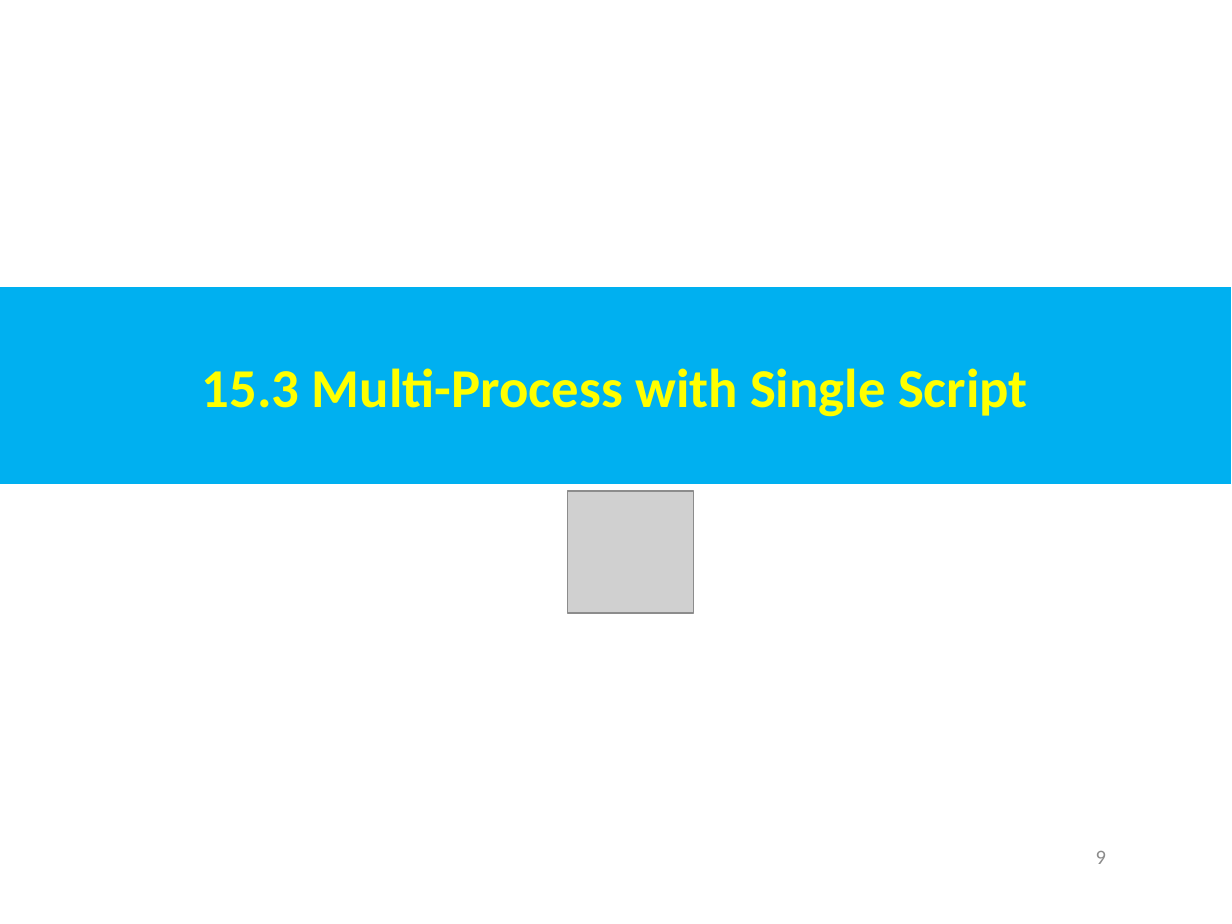
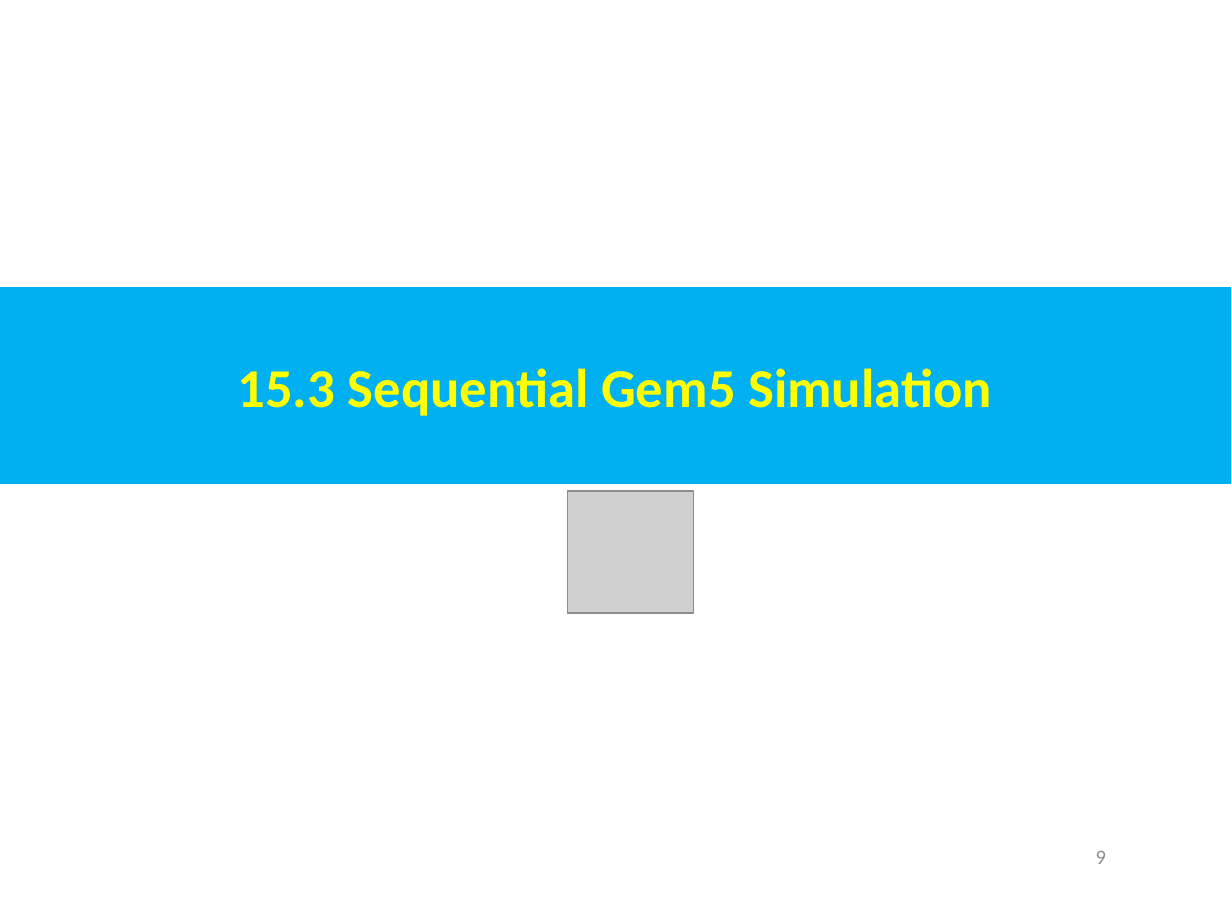
Before and after one commit to peterhchen/AIU_CS850_Gem5_McPAT, a slide deck: slide 9 of 050_Gem5/015.MultiSim/000_Video/015.MultiSim.ppt. Drawn at 1232x924 pixels with LibreOffice and Linux fonts; fonts in the diff are those of the drawing; grey boxes stand for pictures. Boxes give left, top, right and bottom in pixels: in the first picture for what was removed or moved away, otherwise in the second. Text is boxed around its words. In the diff, an @@ line names an element or a change of style, - is before the commit and + after.

```diff
--- a/050_Gem5/015.MultiSim/000_Video/015.MultiSim.ppt
+++ b/050_Gem5/015.MultiSim/000_Video/015.MultiSim.ppt
@@ text in rectangle at [237,368,992,416]: text changed @@
-15.3 Multi-Process with Single Script
+15.3 Sequential Gem5 Simulation
```
Also in this commit, not shown: 3 other slides changed.
